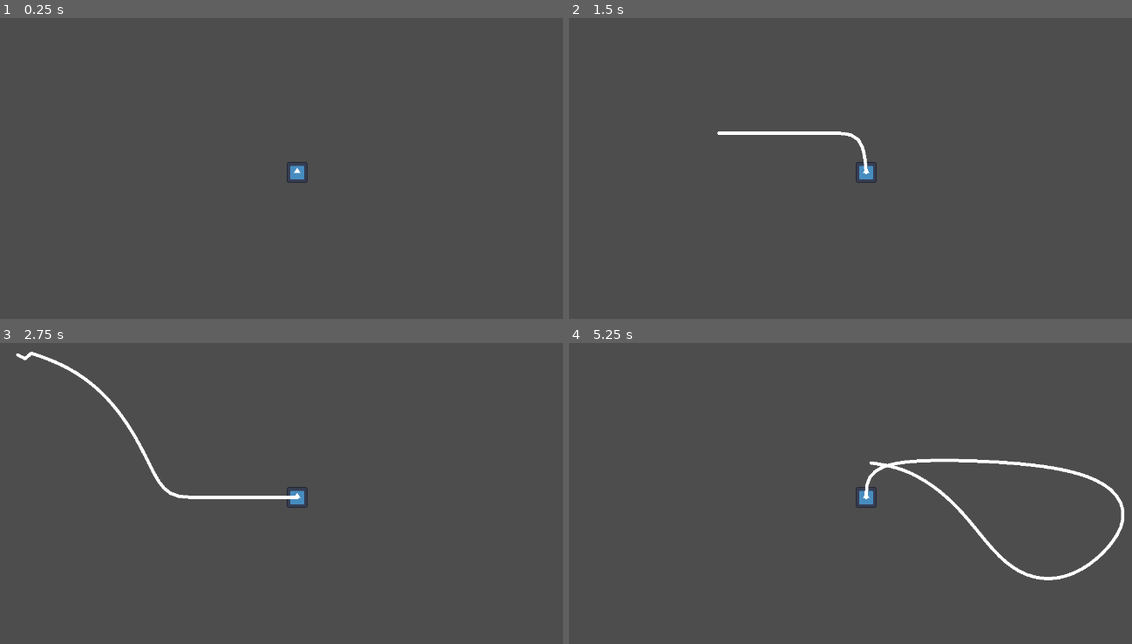
Above: before the commit, frames 1-4 (two rows, left to right).
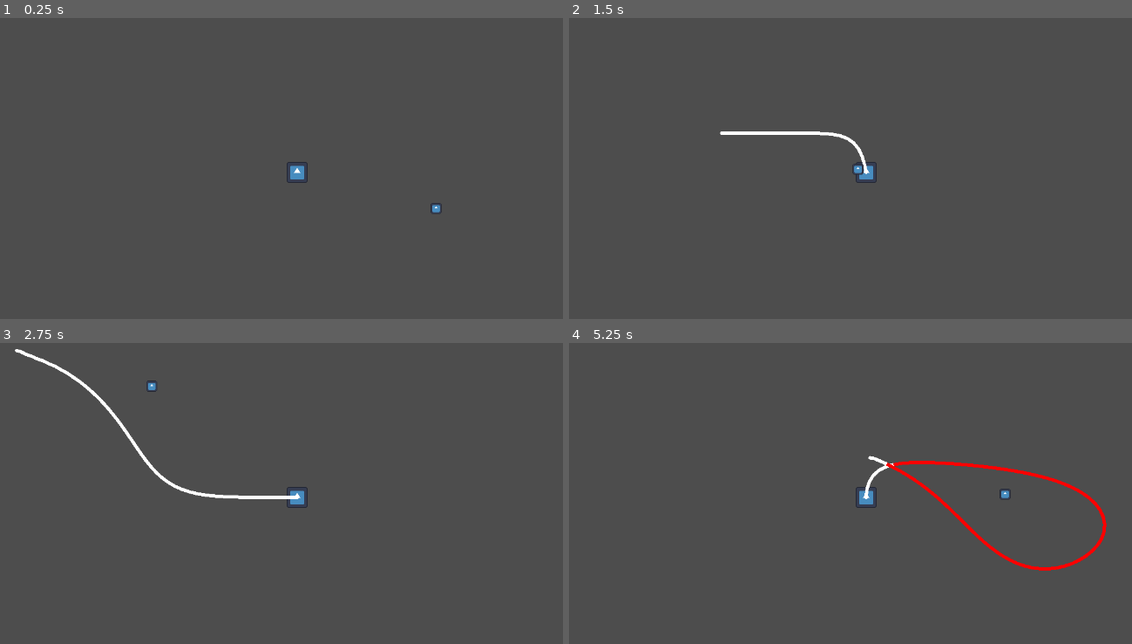
Above: after the commit, the same moments.

Repository: elementary-luke/GMTK2025
Game: Godot game, scene res://scenes/main.tscn
Same seed, same stepped clock (60 frames per second), same inputs: the game is played once before the commit and once after it. The engine's default icon, where the game draws it, is replaced by a stand-in: a white triangle on a blue panel in a dark square.
Inputs:
- Up to frame 1 (0.25 s): no input
- Up to frame 2 (1.5 s): tap Enter at 0.5 s; hold Right (right) 0.53-1.28 s; hold Space (main_action) 0.53-1.28 s; hold Down (down) from 1.28 s (still down); tap Space (main_action) at 1.35 s
- Up to frame 3 (2.75 s): release Down (down) at 2.03 s; hold Right (right) from 2.03 s (still down); hold Space (main_action) from 2.03 s (still down)
- Up to frame 4 (5.25 s): release Right (right) at 2.78 s; release Space (main_action) at 2.78 s; hold Up (up) 2.78-3.53 s; tap Space (main_action) at 2.85, 4.35 s; hold Space (main_action) 3.53-4.28 s; hold Left (left) 3.53-5.03 s; hold Down (down) from 5.03 s (still down); hold Space (main_action) from 5.03 s (still down)

The runs differ from the first frame. In frame 1, less than 0.1% of the frame differs, in the area x 76-79%, y 61-65%; in frame 2, 0.3%; in frame 3, 1.1%; in frame 4, 2.4%, in the area x 52-99%, y 37-79%.

Commit message:
goodge

Diff:
--- a/project.godot
+++ b/project.godot
@@ -62,6 +62,12 @@
 ]
 }
 
+[layer_names]
+
+2d_physics/layer_1="Player"
+2d_physics/layer_2="Enemy"
+2d_physics/layer_3="Terrain"
+
 [physics]
 
 2d/stretch/mode="viewport"
--- a/scenes/main.tscn
+++ b/scenes/main.tscn
@@ -7,10 +7,14 @@
 [sub_resource type="RectangleShape2D" id="RectangleShape2D_0wfyh"]
 size = Vector2(14, 14)
 
+[sub_resource type="RectangleShape2D" id="RectangleShape2D_sugp2"]
+size = Vector2(6, 6)
+
 [node name="Game" type="Node2D"]
 script = ExtResource("1_sugp2")
 
 [node name="Player" type="CharacterBody2D" parent="."]
+collision_mask = 6
 script = ExtResource("1_0wfyh")
 
 [node name="Camera2D" type="Camera2D" parent="Player"]
@@ -28,3 +32,21 @@
 joint_mode = 2
 begin_cap_mode = 2
 end_cap_mode = 2
+
+[node name="Line2D" type="Line2D" parent="."]
+width = 2.0
+default_color = Color(1, 0, 0, 1)
+
+[node name="Enemy" type="CharacterBody2D" parent="."]
+position = Vector2(54, 13)
+collision_layer = 2
+collision_mask = 5
+
+[node name="Sprite2D" type="Sprite2D" parent="Enemy"]
+position = Vector2(31, 9)
+scale = Vector2(0.05, 0.05)
+texture = ExtResource("1_o5qli")
+
+[node name="CollisionShape2D" type="CollisionShape2D" parent="Enemy"]
+position = Vector2(31, 9)
+shape = SubResource("RectangleShape2D_sugp2")
--- a/scripts/main.gd
+++ b/scripts/main.gd
@@ -2,8 +2,9 @@
 
 var segments = []
 var seg_len = 5.0
-var start_nsegments = 5
+var start_nsegments = 10
 var start_pos = Vector2(0.0, 0.0)
+var segments_in_loop = 40
 
 func _ready():
 	Global.Root = self
@@ -23,9 +24,22 @@
 func update(delta: float) -> void:
 	simulate()
 	draw_rope()
+	handle_intersection()
+
+
+func handle_intersection():
+	var ip = self_intersecting()
+	if !ip:
+		return
+
+	var i = ip[0]
+	var j = ip[1] + 1
+	if j - i > segments_in_loop:
+		$Line2D.points = $Rope.points.slice(i, j)
+		print(query_bodies_in_polygon($Line2D.points))
 
 func draw_rope():
-	var draw_points = segments.map(func(a): return a.pos) + [$Player.global_position]
+	var draw_points = segments.map(func(a): return a.pos) #+ [$Player.global_position]
 	$Rope.points = draw_points
 
 	var th = 1
@@ -33,7 +47,7 @@
 
 	var min = max_length() - th * seg_len
 	var max = max_length() + seg_len
-	print(dist, " ", min, " ", max)
+	#print(dist, " ", min, " ", max)
 	if dist >= max_length() - th * seg_len:
 		#print(dist)
 		pass
@@ -44,24 +58,28 @@
 	for i in range(0, len(segments)):
 		var seg = segments[i]
 		var velo = seg.pos - seg.old_pos
-		velo *= 0.2
+		velo *= 0.00
 		seg.old_pos = seg.pos
 		seg.pos += velo
 		seg.pos.y += 0.0
 
-	for i in range(0, 10):
-		apply_constraints()
+	for i in range(0, 20):
+		apply_distance_constraints()
+
+	for i in range(0, 20):
+		apply_smoothing_constraints()
 
 	#if (segments[-1].pos - $Player.global_position).length() > seg_len:
 		#add_segment()
 
-func apply_constraints():
+func apply_distance_constraints():
 	var first_seg = segments[0]
 	first_seg.pos = start_pos
+	segments[-1].pos = $Player.global_position
 
-	if segments[-1].pos.distance_to($Player.global_position) > seg_len:
-		var offset = (segments[-1].pos - $Player.global_position).normalized() * seg_len
-		segments[-1].pos = $Player.global_position + offset
+	#if segments[-1].pos.distance_to($Player.global_position) > seg_len:
+		#var offset = (segments[-1].pos - $Player.global_position).normalized() * seg_len
+		#segments[-1].pos = $Player.global_position + offset
 
 	for i in range(0, len(segments) - 1):
 		var a = segments[i]
@@ -72,7 +90,10 @@
 		if dist == 0:
 			continue
 		var error = dist - seg_len
-		var n     = delta / dist
+		if i == len(segments) - 2 and segments[i].pos.distance_to(segments[i + 1].pos) <= seg_len:
+			error = dist - segments[i].pos.distance_to(segments[i + 1].pos)
+
+		var n = delta / dist
 		var corr  = n * (error * 0.5)
 
 		if i == 0: #make sure starting point never moves
@@ -80,3 +101,58 @@
 		else:
 			a.pos += corr
 			b.pos -= corr
+
+func apply_smoothing_constraints():
+	for i in range(0, len(segments) - 1):
+		var A = segments[i - 1].pos
+		var B = segments[i].pos
+		var C = segments[i + 1].pos
+
+		if i == len(segments) - 1:
+			C = B
+		elif i == 0:
+			A = B
+
+		var target = (A + B + C) / 3.0
+		segments[i].pos = lerp(segments[i].pos, target, 0.1)
+
+func self_intersecting():
+	# We have N points → N-1 segments [0→1], [1→2], …, [N-2→N-1]
+	var seg_count = segments.size() - 1
+	if seg_count < 3:
+		return false   # fewer than 3 segments can't self-intersect
+
+	# For each segment i
+	for i in range(seg_count):
+		var a1 = segments[i].pos
+		var a2 = segments[i + 1].pos
+
+		# And each segment j that is at least 2 away (to skip adjacent)
+		for j in range(i + 2, seg_count):
+			# If rope is open, also skip the very last vs. first segment
+			if i == 0 and j == seg_count - 1:
+				continue
+			var b1 = segments[j].pos
+			var b2 = segments[j + 1].pos
+
+			# Check for intersection
+			var ip = Geometry2D.segment_intersects_segment(a1, a2, b1, b2)
+			if ip:
+				return [i, j, ip]
+	return false
+
+
+func query_bodies_in_polygon(points) -> Array:
+	# Build a shape from your points
+	var shape = ConvexPolygonShape2D.new()
+	shape.points = points
+
+	# Set up the query
+	var params = PhysicsShapeQueryParameters2D.new()
+	params.shape = shape
+	params.transform = Transform2D.IDENTITY  # no extra transform
+	params.collide_with_bodies = true
+	params.collision_mask = 1 << 1
+
+	# Ask the engine
+	return get_world_2d().direct_space_state.intersect_shape(params)
--- a/scripts/player.gd
+++ b/scripts/player.gd
@@ -33,8 +33,8 @@
 
 		position += arc_move
 
-	var to_end = global_position.distance_to(segments[-1].pos)
-	if Input.is_action_pressed("main_action") && to_end >= Global.Root.seg_len * 0.8:
+	var to_end = global_position.distance_to(segments[-2].pos)
+	if Input.is_action_pressed("main_action") && to_end >= Global.Root.seg_len * 1.1:
 		Global.Root.add_segment()
 		last = global_position
 
Not shown: 1 places in scenes/main.tscn that only renumber resources
Not shown, added: scenes/main.tscn102868176.tmp
Not shown, added: scenes/main.tscn2275828300.tmp
Not shown, added: scenes/main.tscn2281712024.tmp
Not shown, added: scenes/main.tscn2618142232.tmp
